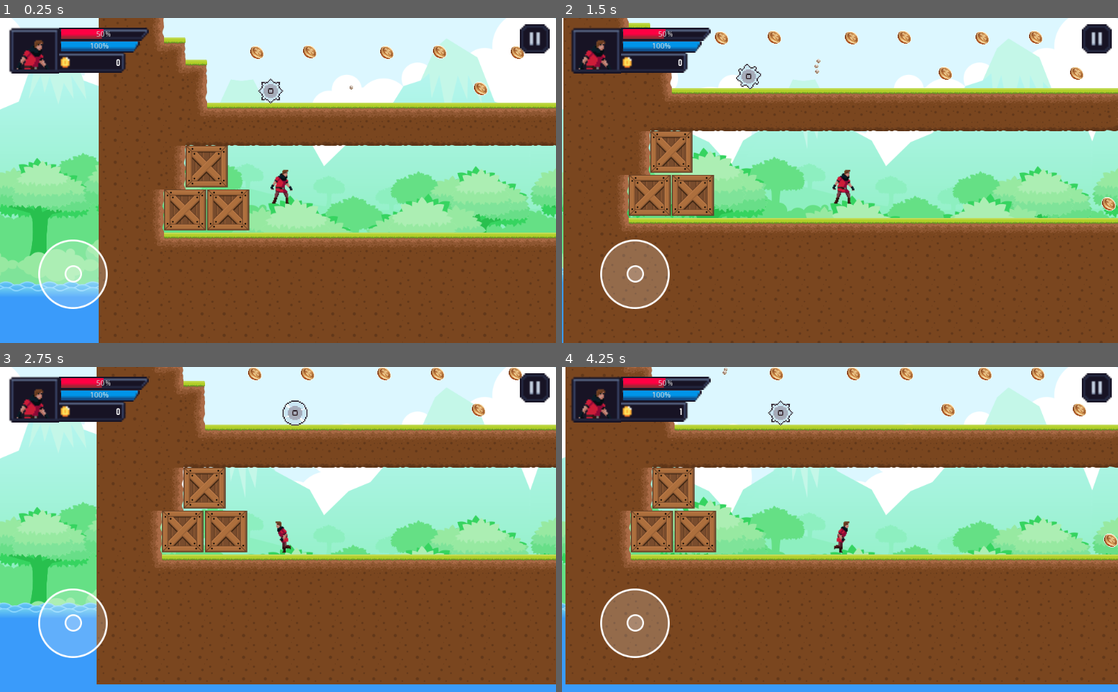
Above: before the commit, frames 1-4 (two rows, left to right).
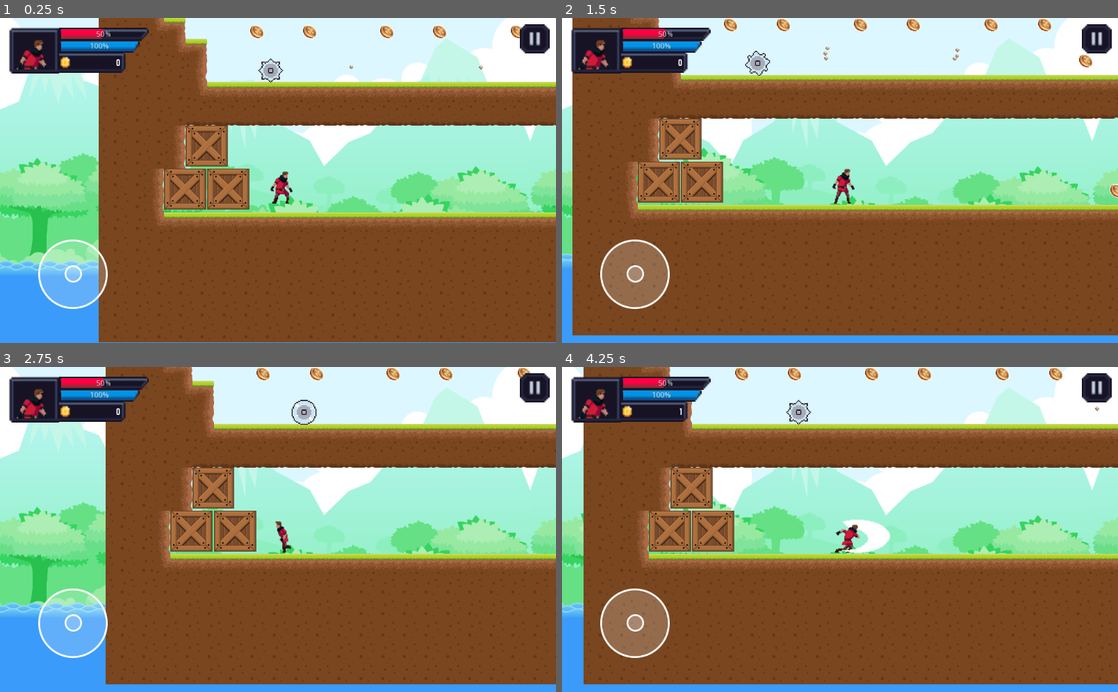
Above: after the commit, the same moments.

Repository: cyrus1127/gameDemo_jumpjump
Game: Godot game, scene res://scenes/Level/level4.tscn
Two runs of this game, one before a commit and one after it. Both use one fixed random seed, a clock stepped at 60 frames per second and the inputs below. This scene is started directly instead of the project's main scene.
Inputs (mouse positions are in pixels of both pictures, inside the frame that each line leads up to):
- Up to frame 1 (0.25 s): no input
- Up to frame 2 (1.5 s): move the mouse to (962, 164) at 0.52 s; hold Right (ui_right) 0.53-1.25 s; click (962, 164) at 0.67 s; tap Space (ui_select) at 0.77 s; drag from (728, 196) to (873, 187) at 1.27 s
- Up to frame 3 (2.75 s): move the mouse to (333, 458) at 2.02 s; hold Left (ui_left) from 2.03 s (still down)
- Up to frame 4 (4.25 s): release Left (ui_left) at 2.75 s; drag from (812, 594) to (1079, 373) at 2.77 s; move the mouse to (1006, 578) at 3.52 s; hold Right (ui_right) from 3.53 s (still down); tap Space (ui_select) at 3.77 s

The runs differ from the first frame. In frame 1, 22% of the frame differs, in the area x 0-100%, y 0-100%; in frame 2, 23%; in frame 3, 7.0%; in frame 4, 10%.
Error in both runs: Invalid call. Nonexistent function '_set_playing' in base 'AnimatedSprite'. (res://scenes/Level/objs/traps/trap.gd:74)

Commit message:
Implement some sfx

Diff:
--- a/scenes/Level/level4.tscn
+++ b/scenes/Level/level4.tscn
@@ -25,7 +25,7 @@
 script = ExtResource( 2 )
 
 [node name="Player_RigidBody2D" parent="." instance=ExtResource( 3 )]
-position = Vector2( 188.52, 371.902 )
+position = Vector2( 189.006, 371.416 )
 z_index = 1
 z_as_relative = false
 speed = 250
--- a/scenes/Level/objs/coins.gd
+++ b/scenes/Level/objs/coins.gd
@@ -20,6 +20,7 @@
 	else:
 		print("coin : player in")
 		emit_signal("coin_hit", self)
+		GLOBAL.change_sfx("coin")
 		$Sprite.hide()
 		$CollisionShape2D.queue_free()
 		$Particles2D.restart()
--- a/scenes/Level/objs/traps/trap.gd
+++ b/scenes/Level/objs/traps/trap.gd
@@ -94,6 +94,7 @@
 		isPlayerInside = true
 		if curActType == ActionType.T1 || curActType == ActionType.T2 :
 			$AnimatedSprite.play()
+			GLOBAL.change_sfx("trap0")
 		else:
 			emit_signal("player_collap")
 	pass # Replace with function body.
--- a/scenes/_GLOBAL.tscn
+++ b/scenes/_GLOBAL.tscn
@@ -1,6 +1,12 @@
-[gd_scene load_steps=2 format=2]
+[gd_scene load_steps=8 format=2]
 
 [ext_resource path="res://scripts/_GLOBAL.gd" type="Script" id=1]
+[ext_resource path="res://res/audios/CasualGameSounds/DM-CGS-21.wav" type="AudioStream" id=2]
+[ext_resource path="res://res/audios/CasualGameSounds/DM-CGS-07.wav" type="AudioStream" id=3]
+[ext_resource path="res://res/audios/CasualGameSounds/DM-CGS-11.wav" type="AudioStream" id=4]
+[ext_resource path="res://res/audios/CasualGameSounds/DM-CGS-17.wav" type="AudioStream" id=5]
+[ext_resource path="res://res/audios/CasualGameSounds/DM-CGS-12.wav" type="AudioStream" id=6]
+[ext_resource path="res://res/audios/CasualGameSounds/DM-CGS-39.wav" type="AudioStream" id=7]
 
 [node name="CanvasLayer" type="CanvasLayer"]
 layer = 5
@@ -16,3 +22,28 @@
 __meta__ = {
 "_edit_use_anchors_": false
 }
+
+[node name="bgm" type="AudioStreamPlayer2D" parent="."]
+
+[node name="sfx" type="Node" parent="."]
+
+[node name="coin" type="AudioStreamPlayer2D" parent="sfx"]
+stream = ExtResource( 2 )
+attenuation = 0.353553
+
+[node name="jump" type="AudioStreamPlayer2D" parent="sfx"]
+stream = ExtResource( 3 )
+
+[node name="trap0" type="AudioStreamPlayer2D" parent="sfx"]
+stream = ExtResource( 4 )
+attenuation = 0.0473661
+
+[node name="dead" type="AudioStreamPlayer2D" parent="sfx"]
+stream = ExtResource( 5 )
+
+[node name="goal" type="AudioStreamPlayer2D" parent="sfx"]
+position = Vector2( 0, -1 )
+stream = ExtResource( 6 )
+
+[node name="attack1" type="AudioStreamPlayer2D" parent="sfx"]
+stream = ExtResource( 7 )
--- a/scenes/player.tscn
+++ b/scenes/player.tscn
@@ -12,234 +12,234 @@
 
 [sub_resource type="AtlasTexture" id=1]
 flags = 4
-atlas = ExtResource( 1 )
+atlas = ExtResource( 4 )
 region = Rect2( 0, 0, 150, 150 )
 
 [sub_resource type="AtlasTexture" id=2]
 flags = 4
-atlas = ExtResource( 1 )
+atlas = ExtResource( 4 )
 region = Rect2( 150, 0, 150, 150 )
 
 [sub_resource type="AtlasTexture" id=3]
 flags = 4
-atlas = ExtResource( 1 )
-region = Rect2( 300, 0, 150, 150 )
+atlas = ExtResource( 3 )
+region = Rect2( 0, 0, 150, 150 )
 
 [sub_resource type="AtlasTexture" id=4]
 flags = 4
-atlas = ExtResource( 1 )
-region = Rect2( 450, 0, 150, 150 )
+atlas = ExtResource( 3 )
+region = Rect2( 150, 0, 150, 150 )
 
 [sub_resource type="AtlasTexture" id=5]
 flags = 4
-atlas = ExtResource( 1 )
+atlas = ExtResource( 3 )
+region = Rect2( 300, 0, 150, 150 )
+
+[sub_resource type="AtlasTexture" id=6]
+flags = 4
+atlas = ExtResource( 3 )
+region = Rect2( 450, 0, 150, 150 )
+
+[sub_resource type="AtlasTexture" id=7]
+flags = 4
+atlas = ExtResource( 3 )
 region = Rect2( 600, 0, 150, 150 )
 
-[sub_resource type="AtlasTexture" id=6]
-flags = 4
-atlas = ExtResource( 1 )
+[sub_resource type="AtlasTexture" id=8]
+flags = 4
+atlas = ExtResource( 3 )
 region = Rect2( 750, 0, 150, 150 )
 
-[sub_resource type="AtlasTexture" id=7]
-flags = 4
-atlas = ExtResource( 1 )
+[sub_resource type="AtlasTexture" id=9]
+flags = 4
+atlas = ExtResource( 3 )
 region = Rect2( 900, 0, 150, 150 )
 
-[sub_resource type="AtlasTexture" id=8]
-flags = 4
-atlas = ExtResource( 1 )
+[sub_resource type="AtlasTexture" id=10]
+flags = 4
+atlas = ExtResource( 3 )
 region = Rect2( 1050, 0, 150, 150 )
 
-[sub_resource type="AtlasTexture" id=9]
-flags = 4
-atlas = ExtResource( 4 )
-region = Rect2( 0, 0, 150, 150 )
-
-[sub_resource type="AtlasTexture" id=10]
-flags = 4
-atlas = ExtResource( 4 )
-region = Rect2( 150, 0, 150, 150 )
-
 [sub_resource type="AtlasTexture" id=11]
 flags = 4
-atlas = ExtResource( 3 )
+atlas = ExtResource( 5 )
 region = Rect2( 0, 0, 150, 150 )
 
 [sub_resource type="AtlasTexture" id=12]
 flags = 4
-atlas = ExtResource( 3 )
+atlas = ExtResource( 5 )
 region = Rect2( 150, 0, 150, 150 )
 
 [sub_resource type="AtlasTexture" id=13]
 flags = 4
-atlas = ExtResource( 3 )
+atlas = ExtResource( 5 )
 region = Rect2( 300, 0, 150, 150 )
 
 [sub_resource type="AtlasTexture" id=14]
 flags = 4
-atlas = ExtResource( 3 )
+atlas = ExtResource( 5 )
 region = Rect2( 450, 0, 150, 150 )
 
 [sub_resource type="AtlasTexture" id=15]
 flags = 4
-atlas = ExtResource( 3 )
+atlas = ExtResource( 9 )
+region = Rect2( 0, 0, 150, 150 )
+
+[sub_resource type="AtlasTexture" id=16]
+flags = 4
+atlas = ExtResource( 9 )
+region = Rect2( 150, 0, 150, 150 )
+
+[sub_resource type="AtlasTexture" id=17]
+flags = 4
+atlas = ExtResource( 9 )
+region = Rect2( 300, 0, 150, 150 )
+
+[sub_resource type="AtlasTexture" id=18]
+flags = 4
+atlas = ExtResource( 9 )
+region = Rect2( 450, 0, 150, 150 )
+
+[sub_resource type="AtlasTexture" id=19]
+flags = 4
+atlas = ExtResource( 8 )
+region = Rect2( 0, 0, 150, 150 )
+
+[sub_resource type="AtlasTexture" id=20]
+flags = 4
+atlas = ExtResource( 8 )
+region = Rect2( 150, 0, 150, 150 )
+
+[sub_resource type="AtlasTexture" id=21]
+flags = 4
+atlas = ExtResource( 8 )
+region = Rect2( 300, 0, 150, 150 )
+
+[sub_resource type="AtlasTexture" id=22]
+flags = 4
+atlas = ExtResource( 8 )
+region = Rect2( 450, 0, 150, 150 )
+
+[sub_resource type="AtlasTexture" id=23]
+flags = 4
+atlas = ExtResource( 6 )
+region = Rect2( 0, 0, 150, 150 )
+
+[sub_resource type="AtlasTexture" id=24]
+flags = 4
+atlas = ExtResource( 6 )
+region = Rect2( 150, 0, 150, 150 )
+
+[sub_resource type="AtlasTexture" id=25]
+flags = 4
+atlas = ExtResource( 6 )
+region = Rect2( 300, 0, 150, 150 )
+
+[sub_resource type="AtlasTexture" id=26]
+flags = 4
+atlas = ExtResource( 6 )
+region = Rect2( 450, 0, 150, 150 )
+
+[sub_resource type="AtlasTexture" id=27]
+flags = 4
+atlas = ExtResource( 7 )
+region = Rect2( 0, 0, 150, 150 )
+
+[sub_resource type="AtlasTexture" id=28]
+flags = 4
+atlas = ExtResource( 7 )
+region = Rect2( 150, 0, 150, 150 )
+
+[sub_resource type="AtlasTexture" id=29]
+flags = 4
+atlas = ExtResource( 7 )
+region = Rect2( 300, 0, 150, 150 )
+
+[sub_resource type="AtlasTexture" id=30]
+flags = 4
+atlas = ExtResource( 7 )
+region = Rect2( 450, 0, 150, 150 )
+
+[sub_resource type="AtlasTexture" id=31]
+flags = 4
+atlas = ExtResource( 1 )
+region = Rect2( 0, 0, 150, 150 )
+
+[sub_resource type="AtlasTexture" id=32]
+flags = 4
+atlas = ExtResource( 1 )
+region = Rect2( 150, 0, 150, 150 )
+
+[sub_resource type="AtlasTexture" id=33]
+flags = 4
+atlas = ExtResource( 1 )
+region = Rect2( 300, 0, 150, 150 )
+
+[sub_resource type="AtlasTexture" id=34]
+flags = 4
+atlas = ExtResource( 1 )
+region = Rect2( 450, 0, 150, 150 )
+
+[sub_resource type="AtlasTexture" id=35]
+flags = 4
+atlas = ExtResource( 1 )
 region = Rect2( 600, 0, 150, 150 )
 
-[sub_resource type="AtlasTexture" id=16]
-flags = 4
-atlas = ExtResource( 3 )
+[sub_resource type="AtlasTexture" id=36]
+flags = 4
+atlas = ExtResource( 1 )
 region = Rect2( 750, 0, 150, 150 )
 
-[sub_resource type="AtlasTexture" id=17]
-flags = 4
-atlas = ExtResource( 3 )
+[sub_resource type="AtlasTexture" id=37]
+flags = 4
+atlas = ExtResource( 1 )
 region = Rect2( 900, 0, 150, 150 )
 
-[sub_resource type="AtlasTexture" id=18]
-flags = 4
-atlas = ExtResource( 3 )
+[sub_resource type="AtlasTexture" id=38]
+flags = 4
+atlas = ExtResource( 1 )
 region = Rect2( 1050, 0, 150, 150 )
-
-[sub_resource type="AtlasTexture" id=19]
-flags = 4
-atlas = ExtResource( 5 )
-region = Rect2( 0, 0, 150, 150 )
-
-[sub_resource type="AtlasTexture" id=20]
-flags = 4
-atlas = ExtResource( 5 )
-region = Rect2( 150, 0, 150, 150 )
-
-[sub_resource type="AtlasTexture" id=21]
-flags = 4
-atlas = ExtResource( 5 )
-region = Rect2( 300, 0, 150, 150 )
-
-[sub_resource type="AtlasTexture" id=22]
-flags = 4
-atlas = ExtResource( 5 )
-region = Rect2( 450, 0, 150, 150 )
-
-[sub_resource type="AtlasTexture" id=23]
-flags = 4
-atlas = ExtResource( 9 )
-region = Rect2( 0, 0, 150, 150 )
-
-[sub_resource type="AtlasTexture" id=24]
-flags = 4
-atlas = ExtResource( 9 )
-region = Rect2( 150, 0, 150, 150 )
-
-[sub_resource type="AtlasTexture" id=25]
-flags = 4
-atlas = ExtResource( 9 )
-region = Rect2( 300, 0, 150, 150 )
-
-[sub_resource type="AtlasTexture" id=26]
-flags = 4
-atlas = ExtResource( 9 )
-region = Rect2( 450, 0, 150, 150 )
-
-[sub_resource type="AtlasTexture" id=27]
-flags = 4
-atlas = ExtResource( 8 )
-region = Rect2( 0, 0, 150, 150 )
-
-[sub_resource type="AtlasTexture" id=28]
-flags = 4
-atlas = ExtResource( 8 )
-region = Rect2( 150, 0, 150, 150 )
-
-[sub_resource type="AtlasTexture" id=29]
-flags = 4
-atlas = ExtResource( 8 )
-region = Rect2( 300, 0, 150, 150 )
-
-[sub_resource type="AtlasTexture" id=30]
-flags = 4
-atlas = ExtResource( 8 )
-region = Rect2( 450, 0, 150, 150 )
-
-[sub_resource type="AtlasTexture" id=31]
-flags = 4
-atlas = ExtResource( 6 )
-region = Rect2( 0, 0, 150, 150 )
-
-[sub_resource type="AtlasTexture" id=32]
-flags = 4
-atlas = ExtResource( 6 )
-region = Rect2( 150, 0, 150, 150 )
-
-[sub_resource type="AtlasTexture" id=33]
-flags = 4
-atlas = ExtResource( 6 )
-region = Rect2( 300, 0, 150, 150 )
-
-[sub_resource type="AtlasTexture" id=34]
-flags = 4
-atlas = ExtResource( 6 )
-region = Rect2( 450, 0, 150, 150 )
-
-[sub_resource type="AtlasTexture" id=35]
-flags = 4
-atlas = ExtResource( 7 )
-region = Rect2( 0, 0, 150, 150 )
-
-[sub_resource type="AtlasTexture" id=36]
-flags = 4
-atlas = ExtResource( 7 )
-region = Rect2( 150, 0, 150, 150 )
-
-[sub_resource type="AtlasTexture" id=37]
-flags = 4
-atlas = ExtResource( 7 )
-region = Rect2( 300, 0, 150, 150 )
-
-[sub_resource type="AtlasTexture" id=38]
-flags = 4
-atlas = ExtResource( 7 )
-region = Rect2( 450, 0, 150, 150 )
 
 [sub_resource type="SpriteFrames" id=39]
 animations = [ {
-"frames": [ SubResource( 1 ), SubResource( 2 ), SubResource( 3 ), SubResource( 4 ), SubResource( 5 ), SubResource( 6 ), SubResource( 7 ), SubResource( 8 ) ],
+"frames": [ SubResource( 1 ), SubResource( 2 ) ],
+"loop": false,
+"name": "jump",
+"speed": 5.0
+}, {
+"frames": [ SubResource( 3 ), SubResource( 4 ), SubResource( 5 ), SubResource( 6 ), SubResource( 7 ), SubResource( 8 ), SubResource( 9 ), SubResource( 10 ) ],
+"loop": true,
+"name": "run",
+"speed": 5.0
+}, {
+"frames": [ SubResource( 11 ), SubResource( 12 ), SubResource( 13 ), SubResource( 14 ) ],
+"loop": false,
+"name": "attack_wp4",
+"speed": 5.0
+}, {
+"frames": [ SubResource( 15 ), SubResource( 16 ), SubResource( 17 ), SubResource( 18 ) ],
+"loop": false,
+"name": "take_hit",
+"speed": 5.0
+}, {
+"frames": [ SubResource( 19 ), SubResource( 20 ), SubResource( 21 ), SubResource( 22 ) ],
+"loop": false,
+"name": "attack_wp3",
+"speed": 5.0
+}, {
+"frames": [ SubResource( 23 ), SubResource( 24 ), SubResource( 25 ), SubResource( 26 ) ],
+"loop": false,
+"name": "attack_wp2",
+"speed": 5.0
+}, {
+"frames": [ SubResource( 27 ), SubResource( 28 ), SubResource( 29 ), SubResource( 30 ) ],
+"loop": false,
+"name": "attack_wp1",
+"speed": 5.0
+}, {
+"frames": [ SubResource( 31 ), SubResource( 32 ), SubResource( 33 ), SubResource( 34 ), SubResource( 35 ), SubResource( 36 ), SubResource( 37 ), SubResource( 38 ) ],
 "loop": true,
 "name": "idle",
-"speed": 5.0
-}, {
-"frames": [ SubResource( 9 ), SubResource( 10 ) ],
-"loop": false,
-"name": "jump",
-"speed": 5.0
-}, {
-"frames": [ SubResource( 11 ), SubResource( 12 ), SubResource( 13 ), SubResource( 14 ), SubResource( 15 ), SubResource( 16 ), SubResource( 17 ), SubResource( 18 ) ],
-"loop": true,
-"name": "run",
-"speed": 5.0
-}, {
-"frames": [ SubResource( 19 ), SubResource( 20 ), SubResource( 21 ), SubResource( 22 ) ],
-"loop": false,
-"name": "attack_wp4",
-"speed": 5.0
-}, {
-"frames": [ SubResource( 23 ), SubResource( 24 ), SubResource( 25 ), SubResource( 26 ) ],
-"loop": false,
-"name": "take_hit",
-"speed": 5.0
-}, {
-"frames": [ SubResource( 27 ), SubResource( 28 ), SubResource( 29 ), SubResource( 30 ) ],
-"loop": false,
-"name": "attack_wp3",
-"speed": 5.0
-}, {
-"frames": [ SubResource( 31 ), SubResource( 32 ), SubResource( 33 ), SubResource( 34 ) ],
-"loop": false,
-"name": "attack_wp2",
-"speed": 5.0
-}, {
-"frames": [ SubResource( 35 ), SubResource( 36 ), SubResource( 37 ), SubResource( 38 ) ],
-"loop": false,
-"name": "attack_wp1",
 "speed": 5.0
 } ]
 
@@ -256,13 +256,13 @@
 speed = 125
 jump_speed = -125
 gravity = 1000
-isTouchScreenOn = true
 
 [node name="AnimatedSprite" type="AnimatedSprite" parent="."]
 position = Vector2( 0, 0.728 )
 scale = Vector2( 1.55, 1.55 )
 frames = SubResource( 39 )
 animation = "idle"
+frame = 3
 playing = true
 
 [node name="CollisionShape2D" type="CollisionShape2D" parent="."]
--- a/scenes/scripts/level_logic.gd
+++ b/scenes/scripts/level_logic.gd
@@ -190,6 +190,7 @@
 
 func _on_DeadArea2D_player_in():
 	$Player_RigidBody2D.stop()
+	GLOBAL.change_sfx("dead")
 	# reset player positon
 	deductPlayHP(30)
 	if player_hp > 0: # give reset# game over
@@ -199,6 +200,7 @@
 
 func _on_GoalArea_player_in():
 	$Player_RigidBody2D.stop()
+	GLOBAL.change_sfx("goal")
 	$HUD_level.showResult(score, jumpCount, fallCount)
 pass # Replace with function body.
 
--- a/scenes/scripts/player_rb.gd
+++ b/scenes/scripts/player_rb.gd
@@ -103,13 +103,16 @@
 			if velocity.y >= 0 && velocity.y <= 10 && jumpVecCosumming == 0: # give some margin
 				velocity.y = jump_speed
 				jumpVecCosumming += jump_speed
+				GLOBAL.change_sfx("jump")
+				jumping = true
 #				print("Add jump" + str(velocity))
-				if !is_on_floor():
-					print("hit the top ?? " + str(velocity))
+#				if is_on_floor():
+#					print("hit the top ?? " + str(velocity))
 			else:
 				print("jumping not finished" + str(velocity))
 		if jump_release:
 			if jumpVecCosumming < 0:
+				jumping = false
 				jumpVecCosumming = 0 # reset as button released
 		if down and dropEnable:
 			player_drop_from_curPlatefrom()
@@ -117,7 +120,8 @@
 		if takingHit :
 			$AnimatedSprite.animation = "take_hit"
 		elif isOnAttackAction:
-			$AnimatedSprite.animation = "attack_wp1"
+#			$AnimatedSprite.animation = "attack_wp1"
+			print("")
 		elif (Input.is_action_just_released("ui_right") || Input.is_action_just_released("ui_left")  || (velocity.x > -1 && velocity.x < 1 && velocity.y >= 0)):
 			$AnimatedSprite.animation = "idle"
 		else:
@@ -142,8 +146,10 @@
 
 func doActionAttack():
 
-	isOnAttackAction = true
-	$AnimatedSprite.animation = "attack_wp1"
+	if !isOnAttackAction:
+		$AnimatedSprite.animation = "attack_wp1"
+		GLOBAL.change_sfx("attack1")
+		isOnAttackAction = true
 #	yield($AnimatedSprite.animation.ends_with("attack_wp1"), "true")
 	pass
 
@@ -163,6 +169,7 @@
 			if $AnimatedSprite.frame == 3 :
 				isOnAttackAction = false
 				isAttackActiving = false
+				$AnimatedSprite.animation = "idle"
 			if $AnimatedSprite.frame == 2 :
 				if  enemybody_in && inAtkZoneMob:
 					emit_signal("hit_monster",inAtkZoneMob)
@@ -183,10 +190,10 @@
 		else :
 			get_controller_input()
 
-		if is_on_floor():
-			if jumping:
-				jumping = false
-				$AnimatedSprite.animation = "idle"
+		if is_on_floor() && jumping:
+#			jumping = false
+#			$AnimatedSprite.animation = "idle"
+			print("")
 		else :
 			velocity.y += gravity * delta
 		velocity = move_and_slide(velocity,Vector2(0, -1))
--- a/scripts/_GLOBAL.gd
+++ b/scripts/_GLOBAL.gd
@@ -193,6 +193,12 @@
 #	current_music = node_name
 	pass
 
+func change_sfx(node_name:String, delay:float = 1) -> void:
+	if !GLOBAL.get_node("sfx/"+node_name).is_playing():
+		GLOBAL.get_node("sfx/"+node_name).play()
+#
+	pass
+
 func musicOnOff() -> void:
 	music_isOn = !music_isOn
 
Not shown, changed: res/audios/.DS_Store
